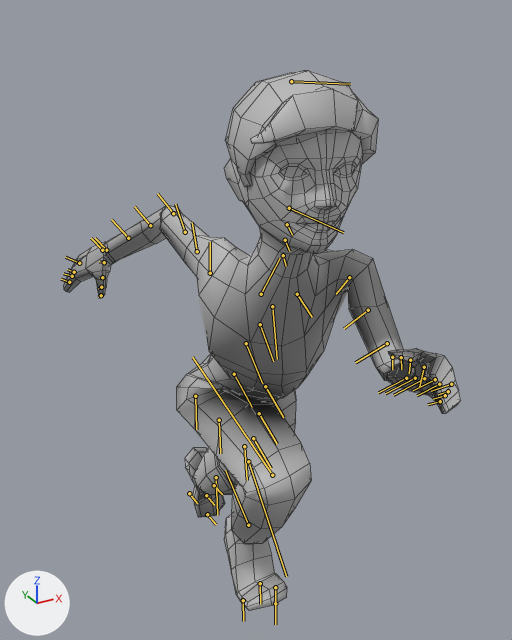
The FBX model Assets/Meshes/Characters/sheeda.fbx: old version first, new version second.
The view is the same before and after, from a 50 mm lens placed at (-0.00269, -0.00533, 0.006), pointed at (-0.00003, -0.00051, 0.00358). The lights are fixed; the arrows at lower left show +X, +Y and +Z. Both versions are drawn at frame 2 of the action 'Take 001'; the numbers are the values there. The bones that bend it are drawn over the model as lines. Mesh edges are drawn as thin lines.
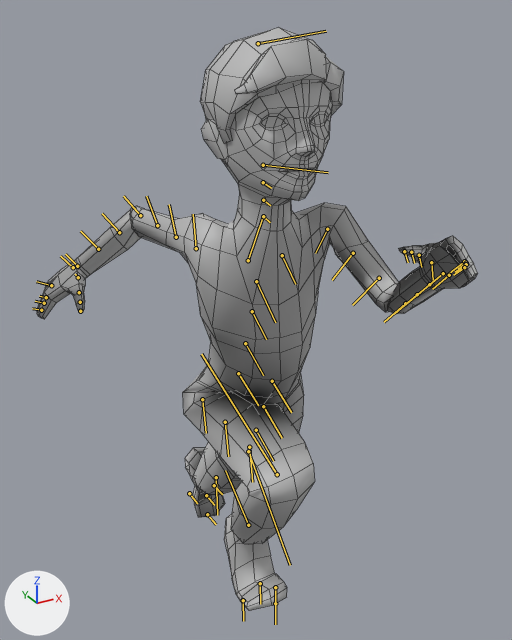
Location of each change, (x1, y1, x2, y2) in pixels of the pictures (512 x 640 px):
'polySurface368', posed (11% wider, 8% taller): before (63, 71, 461, 611); after (37, 28, 478, 611)
bone 'Root_M', root to tip: before (234, 374) to (252, 407); after (238, 373) to (258, 405)
bone 'BackA_M', root to tip: before (246, 343) to (262, 383); after (245, 343) to (263, 375)
bone 'BackB_M', root to tip: before (260, 324) to (273, 361); after (252, 311) to (266, 339)
bone 'Chest_M', root to tip: before (272, 306) to (277, 359); after (256, 281) to (275, 322)
bone 'NeckPart2_M', root to tip: before (287, 224) to (292, 235); after (263, 182) to (271, 188)
bone 'Head_M', root to tip: before (289, 208) to (343, 232); after (263, 165) to (328, 172)
bone 'Hip_R', root to tip: before (195, 396) to (196, 429); after (202, 399) to (206, 433)
bone 'HipPart1_R', root to tip: before (219, 420) to (220, 453); after (225, 422) to (228, 456)
bone 'HipPart2_R', root to tip: before (244, 446) to (247, 480); after (249, 447) to (252, 482)
bone 'Knee_R', root to tip: before (272, 475) to (192, 357); after (277, 474) to (201, 354)
bone 'Hip_L', root to tip: before (265, 386) to (283, 417); after (272, 381) to (291, 412)
bone 'Knee_L', root to tip: before (248, 461) to (286, 576); after (248, 451) to (290, 565)

The change, as a list of edits to the scene's bpy script:
```text
Change bone_root_m:
    where bone_root_m = bpy.data.objects['DeformationSystem'].pose.bones['Root_M']
    bone_root_m.location: (-0.25, 0.23, -0.09) -> (-0.26, 0.23, 0.0)
    bone_root_m.rotation_quaternion: (0.981, -0.012, -0.066, 0.184) -> (0.983, 0.0, 0.0, 0.184)  # degrees (-3, -7, 21) -> degrees (0, 0, 21)
Change bone_backa_m:
    where bone_backa_m = bpy.data.objects['DeformationSystem'].pose.bones['BackA_M']  # child of 'Root_M'
    bone_backa_m.rotation_quaternion: (0.979, 0.045, 0.068, 0.185) -> (1.0, -0.026, 0.017, 0.0)  # degrees (7, 7, 22) -> degrees (-3, 2, 0)
Change bone_backb_m:
    where bone_backb_m = bpy.data.objects['DeformationSystem'].pose.bones['BackB_M']  # child of 'BackA_M'
    bone_backb_m.rotation_quaternion: (1.0, -0.025, 0.01, 0.0) -> (1.0, -0.026, 0.017, 0.0)  # degrees (-3, 1, 0) -> degrees (-3, 2, 0)
Change bone_chest_m:
    where bone_chest_m = bpy.data.objects['DeformationSystem'].pose.bones['Chest_M']  # child of 'BackB_M'
    bone_chest_m.rotation_quaternion: (0.98, -0.159, 0.086, -0.079) -> (1.0, -0.026, 0.017, 0.0)  # degrees (-19, 8, -11) -> degrees (-3, 2, 0)
Change bone_neckpart2_m:
    where bone_neckpart2_m = bpy.data.objects['DeformationSystem'].pose.bones['NeckPart2_M']  # child of 'NeckPart1_M'
    bone_neckpart2_m.rotation_quaternion: (1.0, 0.031, 0.0, 0.0) -> (1.0, 0.022, 0.0, 0.0)  # degrees (4, 0, 0) -> degrees (3, 0, 0)
Change bone_head_m:
    where bone_head_m = bpy.data.objects['DeformationSystem'].pose.bones['Head_M']  # child of 'NeckPart2_M'
    bone_head_m.rotation_quaternion: (0.996, 0.038, -0.018, -0.081) -> (0.999, 0.031, -0.03, 0.001)  # degrees (4, -2, -9) -> degrees (4, -3, 0)
Change bone_hip_r:
    where bone_hip_r = bpy.data.objects['DeformationSystem'].pose.bones['Hip_R']  # child of 'Root_M'
    bone_hip_r.rotation_quaternion: (0.616, 0.011, -0.112, -0.78) -> (0.604, 0.002, -0.066, -0.794)  # degrees (11, -7, -104) -> degrees (6, -4, -106)
Change bone_hippart1_r:
    where bone_hippart1_r = bpy.data.objects['DeformationSystem'].pose.bones['HipPart1_R']  # child of 'Hip_R'
    bone_hippart1_r.rotation_quaternion: (1.0, 0.018, 0.0, 0.0) -> (1.0, 0.004, 0.0, 0.0)  # degrees (2, 0, 0) -> degrees (0, 0, 0)
Change bone_hippart2_r:
    where bone_hippart2_r = bpy.data.objects['DeformationSystem'].pose.bones['HipPart2_R']  # child of 'HipPart1_R'
    bone_hippart2_r.rotation_quaternion: (1.0, 0.018, 0.0, 0.0) -> (1.0, 0.004, 0.0, 0.0)  # degrees (2, 0, 0) -> degrees (0, 0, 0)
Change bone_knee_r:
    where bone_knee_r = bpy.data.objects['DeformationSystem'].pose.bones['Knee_R']  # child of 'HipPart2_R'
    bone_knee_r.rotation_quaternion: (0.635, 0.009, -0.018, 0.772) -> (0.613, 0.002, -0.004, 0.79)  # degrees (-1, -2, 101) -> degrees (0, 0, 104)
Change bone_hip_l:
    where bone_hip_l = bpy.data.objects['DeformationSystem'].pose.bones['Hip_L']  # child of 'Root_M'
    bone_hip_l.rotation_quaternion: (0.997, 0.004, 0.077, -0.001) -> (1.0, 0.0, 0.0, 0.027)  # degrees (0, 9, 0) -> degrees (0, 0, 3)
Change bone_knee_l:
    where bone_knee_l = bpy.data.objects['DeformationSystem'].pose.bones['Knee_L']  # child of 'HipPart2_L'
    bone_knee_l.rotation_quaternion: (0.991, 0.004, -0.002, 0.132) -> (0.998, 0.0, 0.0, 0.062)  # degrees (0, 0, 15) -> degrees (0, 0, 7)
Change bone_ankle_l:
    where bone_ankle_l = bpy.data.objects['DeformationSystem'].pose.bones['Ankle_L']  # child of 'Knee_L'
    bone_ankle_l.rotation_quaternion: (0.894, -0.004, -0.015, 0.448) -> (0.876, 0.001, 0.001, 0.483)  # degrees (-1, -1, 53) -> degrees (0, 0, 58)
```
